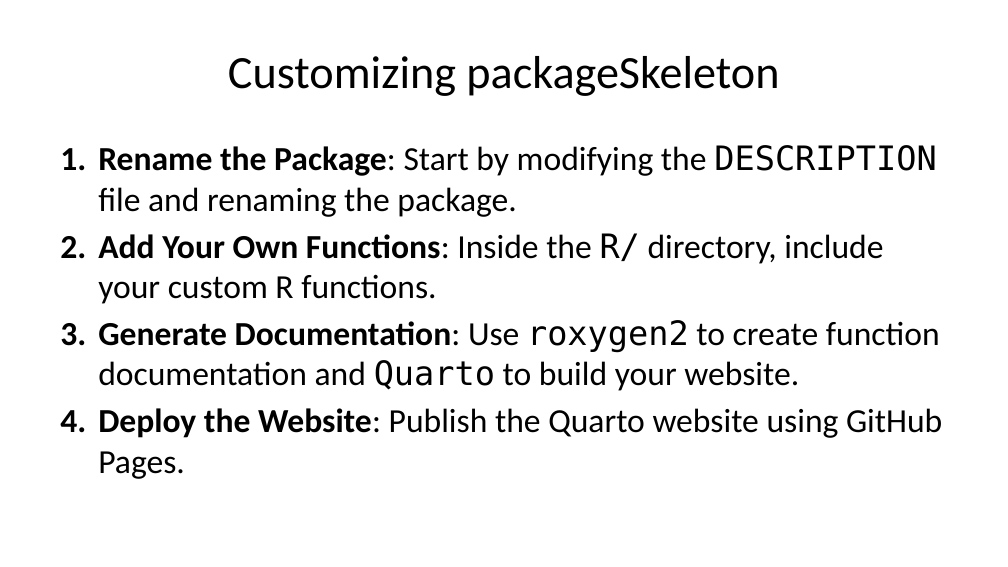
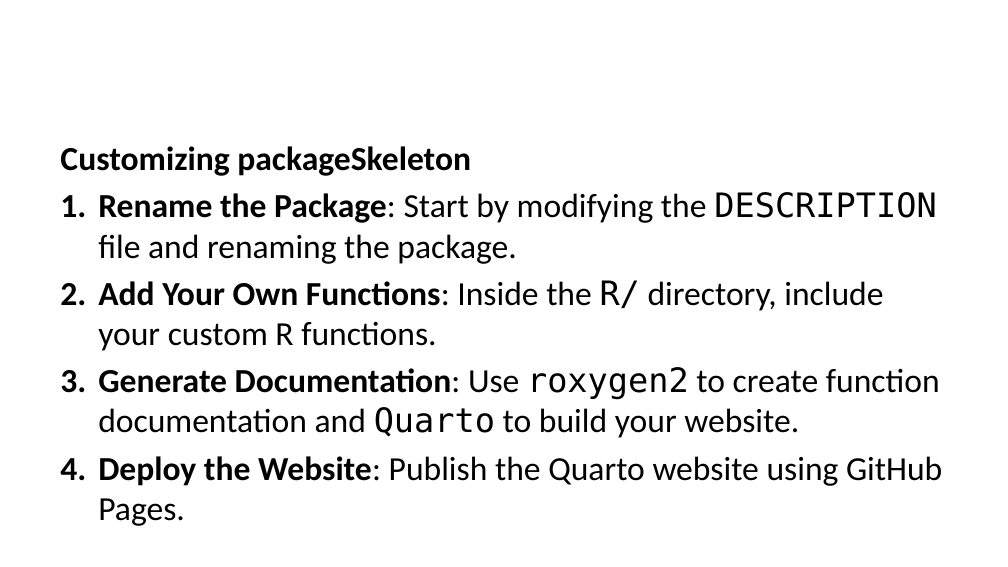
Before and after one commit to dbetebenner/packageSkeleton, a slide deck: slide 9 of quarto_website/content/presentations/packageSkeleton_Presentation.pptx (slide 6 before the commit). Drawn at 1008x567 pixels with LibreOffice and Linux fonts; fonts in the diff are those of the drawing. Boxes give left, top, right and bottom in pixels: in the first picture for what was removed or moved away, otherwise in the second. Text is boxed around its words. In the diff, an @@ line names an element or a change of style, - is before the commit and + after.

```diff
--- a/quarto_website/content/presentations/packageSkeleton_Presentation.pptx
+++ b/quarto_website/content/presentations/packageSkeleton_Presentation.pptx
@@ title removed at (x1=228, y1=56, x2=779, y2=96) @@
-Customizing packageSkeleton
@@ text at (x1=60, y1=146, x2=471, y2=176): paragraph added @@
+Customizing packageSkeleton
```
Also in this commit, not shown: 10 other slides changed, 6 slides added, 1 slide removed, 36 other files.
